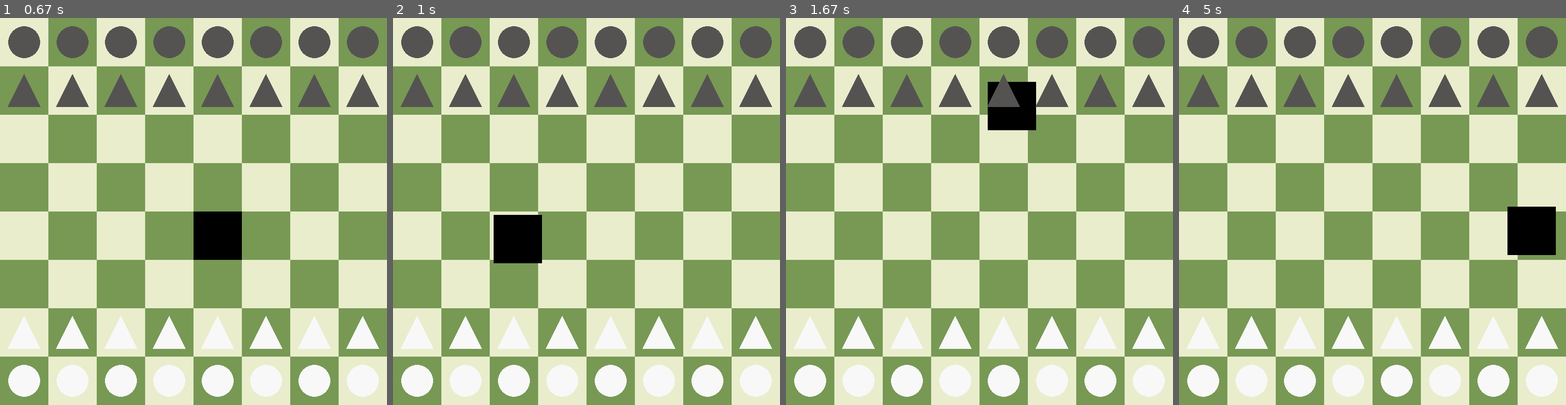
Above: before the commit, frames 1-4 (left to right).
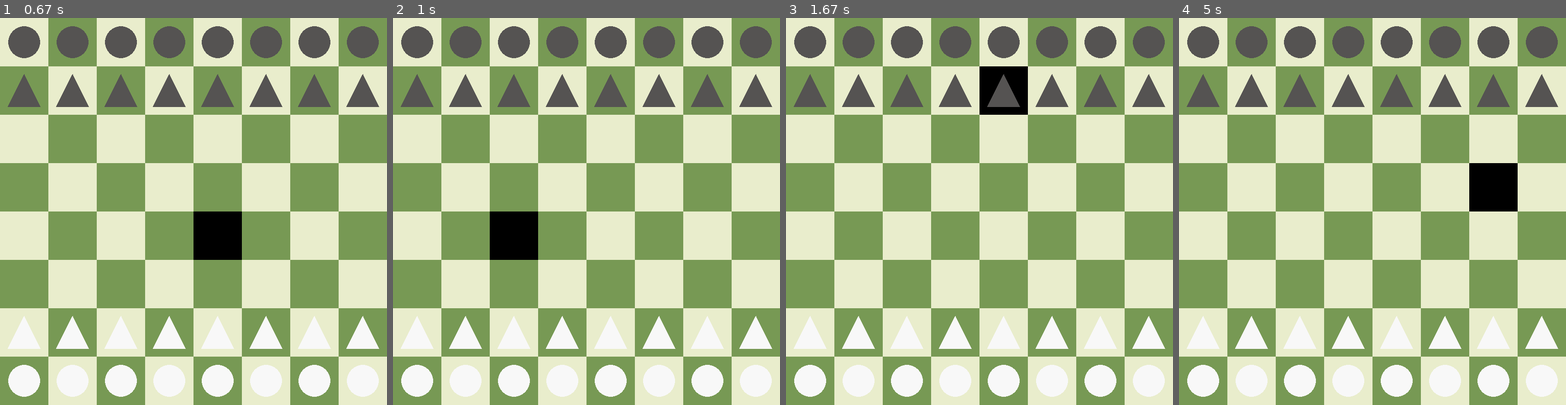
Above: after the commit, the same moments.

Repository: caleb-james-smith/PyGameChess
Game: pygame game, started from play.py
The game is run twice, just before and just after one commit, with the same random seed, the same clock (stepped at 60 frames per second) and the same inputs.
Inputs (mouse positions are in pixels of both pictures, inside the frame that each line leads up to):
- Up to frame 1 (0.67 s): click (193, 211) at 0.38 s
- Up to frame 2 (1 s): click (493, 215) at 0.72 s
- Up to frame 3 (1.67 s): click (1037, 76) at 1.05 s; click (987, 79) at 1.38 s
- Up to frame 4 (5 s): click (1376, 254) at 1.72 s; click (1473, 273) at 2.05 s; click (1473, 176) at 2.38 s; click (1248, 250) at 2.72 s; click (1507, 288) at 3.05 s; click (1387, 196) at 3.38 s; click (1287, 141) at 3.72 s; click (1476, 254) at 4.05 s; click (1310, 87) at 4.38 s; click (1507, 207) at 4.72 s

Frame 1 is identical in both runs. In frame 2, 0.5% of the frame differs, in the area x 25-39%, y 50-64%; in frame 3, 1.3%; in frame 4, 3.1%, in the area x 75-98%, y 37-62%.

Commit message:
Fix bug: for clicks, use position of square instead of click.

Diff:
--- a/play.py
+++ b/play.py
@@ -2,6 +2,11 @@
 
 # Import the pygame library
 import pygame
+
+# Round using a base
+def round_using_base(number, base):
+    result = number - (number % base)
+    return result
 
 # Draw a solid square
 # x_position: x position measured from left edge
@@ -18,8 +23,14 @@
     elif type == "triangle":
         my_game.draw.polygon(my_screen, color, [(x_position - size, y_position + size), (x_position + size, y_position + size), (x_position, y_position - size)], 0)
 
-# FIXME: may need a function to draw clicked square
-#def draw_clicked_square(color):
+# Draw clicked square
+def draw_clicked_square(my_game, my_screen, color, click_x, click_y, side):
+    # Find square x, y based on click x, y;
+    # round using the side length as the base
+    square_x = round_using_base(click_x, side)
+    square_y = round_using_base(click_y, side)
+    # Draw square
+    draw_square(my_game, my_screen, color, square_x, square_y, side)
 
 # Get square color based on x, y coordinate indices
 def get_square_color(x, y, light_color, dark_color):
@@ -68,7 +79,7 @@
             # Get piece position and size; note that this is different than the square position
             x_position = (x + 0.5) * square_side
             y_position = (y + 0.5) * square_side
-            # FIXME: size should be smaller than square side
+            # Size should be smaller than square side
             size = square_side / 3
             # Draw piece
             draw_piece(my_game, my_screen, color, x_position, y_position, size, type)
@@ -124,10 +135,9 @@
 
         # If click, draw clicked square
         if click_position:
-            # FIXME: the position should be the position of the board square, not the click
             click_x = click_position[0]
             click_y = click_position[1]
-            draw_square(pygame, screen, CLICK_COLOR, click_x, click_y, SQUARE_SIDE)
+            draw_clicked_square(pygame, screen, CLICK_COLOR, click_x, click_y, SQUARE_SIDE)
 
         # Draw the pieces
         draw_pieces(pygame, screen, PIECE_LIGHT_COLOR, PIECE_DARK_COLOR, SQUARES_PER_SIDE, SQUARE_SIDE)
